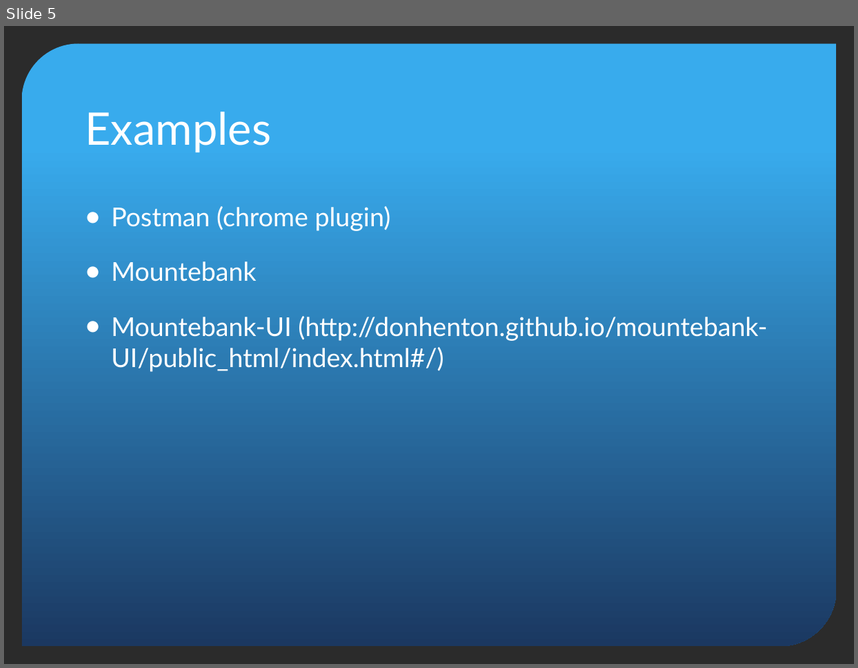
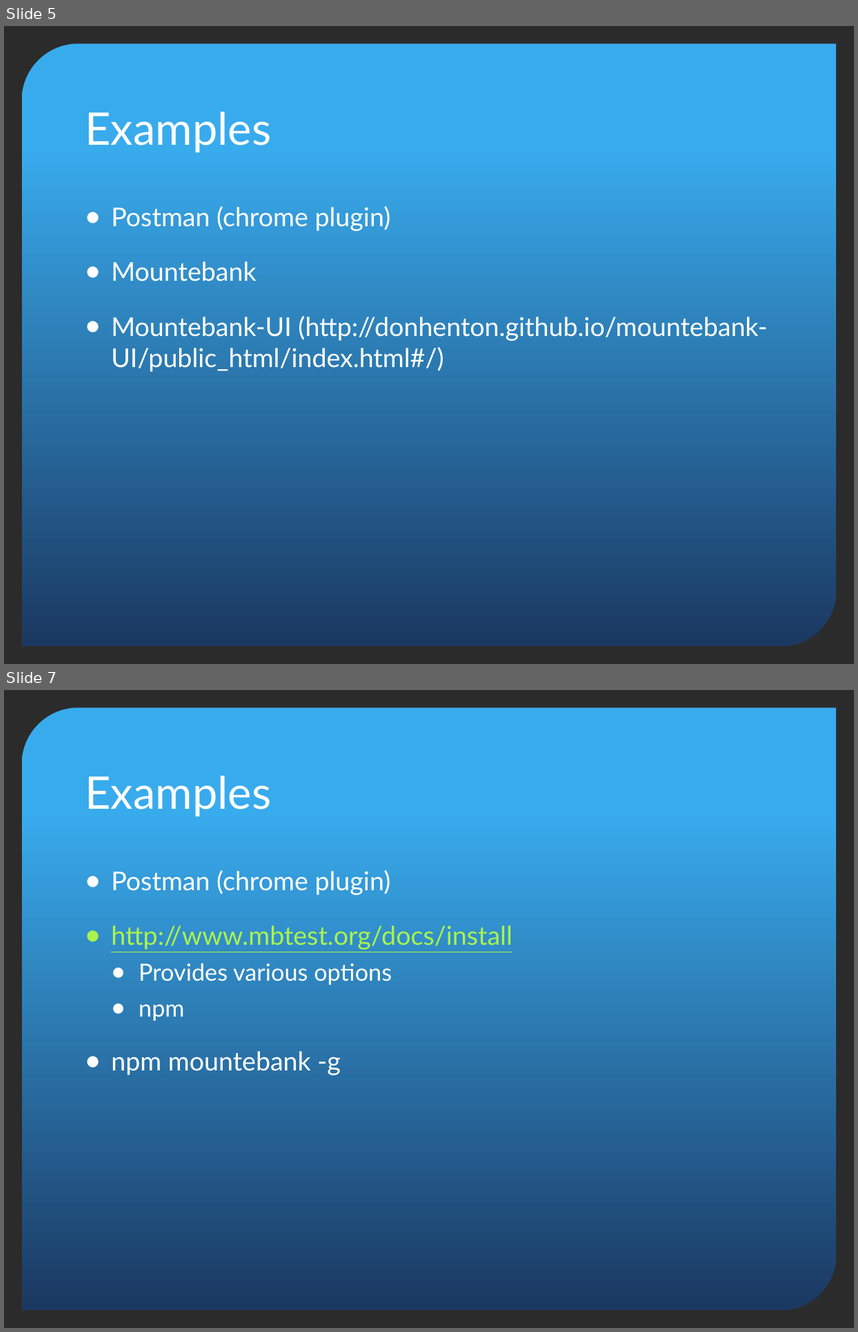
Before and after one commit to donhenton/mountebank-UI, a slide deck: docs/madjs/MADJS-Mountebank.pptx. Shown one above the other, each under a label of ours: slide 5 before the commit, slides 5 and 7 after it; the slides between them are not shown. The pictures are 858x668 and 858x1332 pixels, drawn with LibreOffice and Linux fonts; fonts in the diff are those of the drawing; background and template pictures are left out; a plain dark background stands for a picture behind light text. Boxes give left, top, right and bottom in pixels: in the first picture for what was removed or moved away, otherwise in the second. Text is boxed around its words. In the diff, an @@ line names an element or a change of style, - is before the commit and + after.

```diff
--- a/docs/madjs/MADJS-Mountebank.pptx
+++ b/docs/madjs/MADJS-Mountebank.pptx
@@ slide 7 added at (4,690,854,1328), background picture (left out); not listed: 1 template element that a slide beside it also shows @@
@@ title added at (85,776,271,816), 38 pt, text #FFFFFF @@
+Examples
@@ text added at (111,870,513,1075), 22 pt, text #FFFFFF @@
+● Postman (chrome plugin)
+● http://www.mbtest.org/docs/install
+  ● Provides various options
+  ● npm
+● npm mountebank -g
```
Also in this commit, not shown: 1 other slide added.
